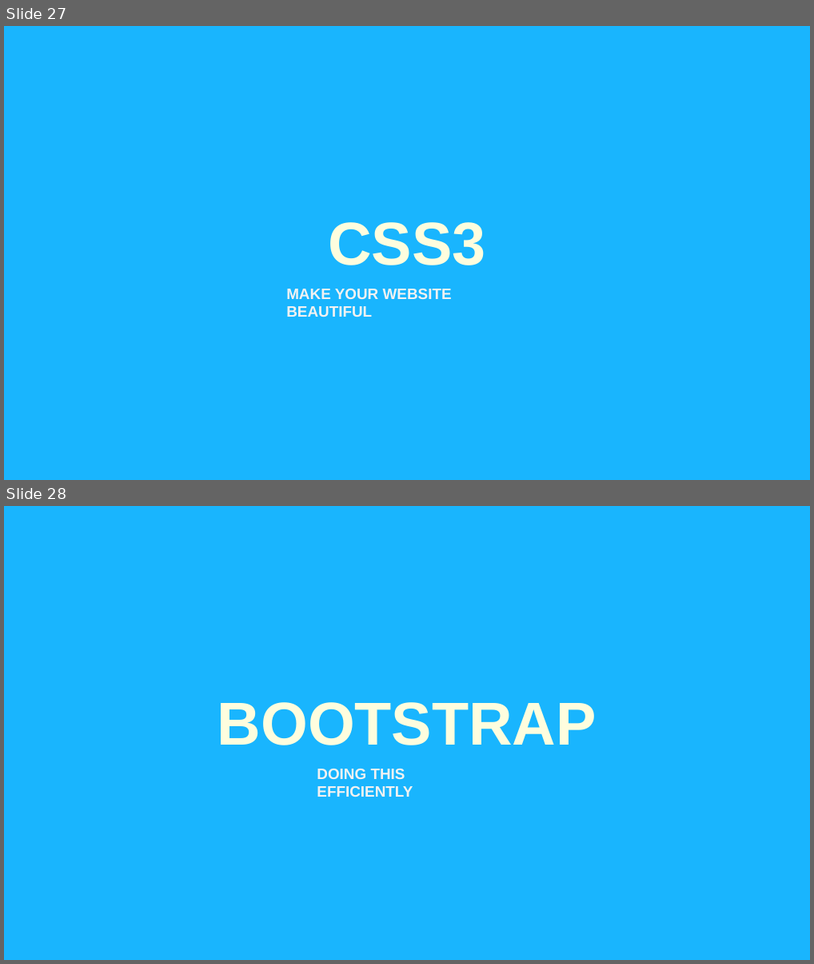
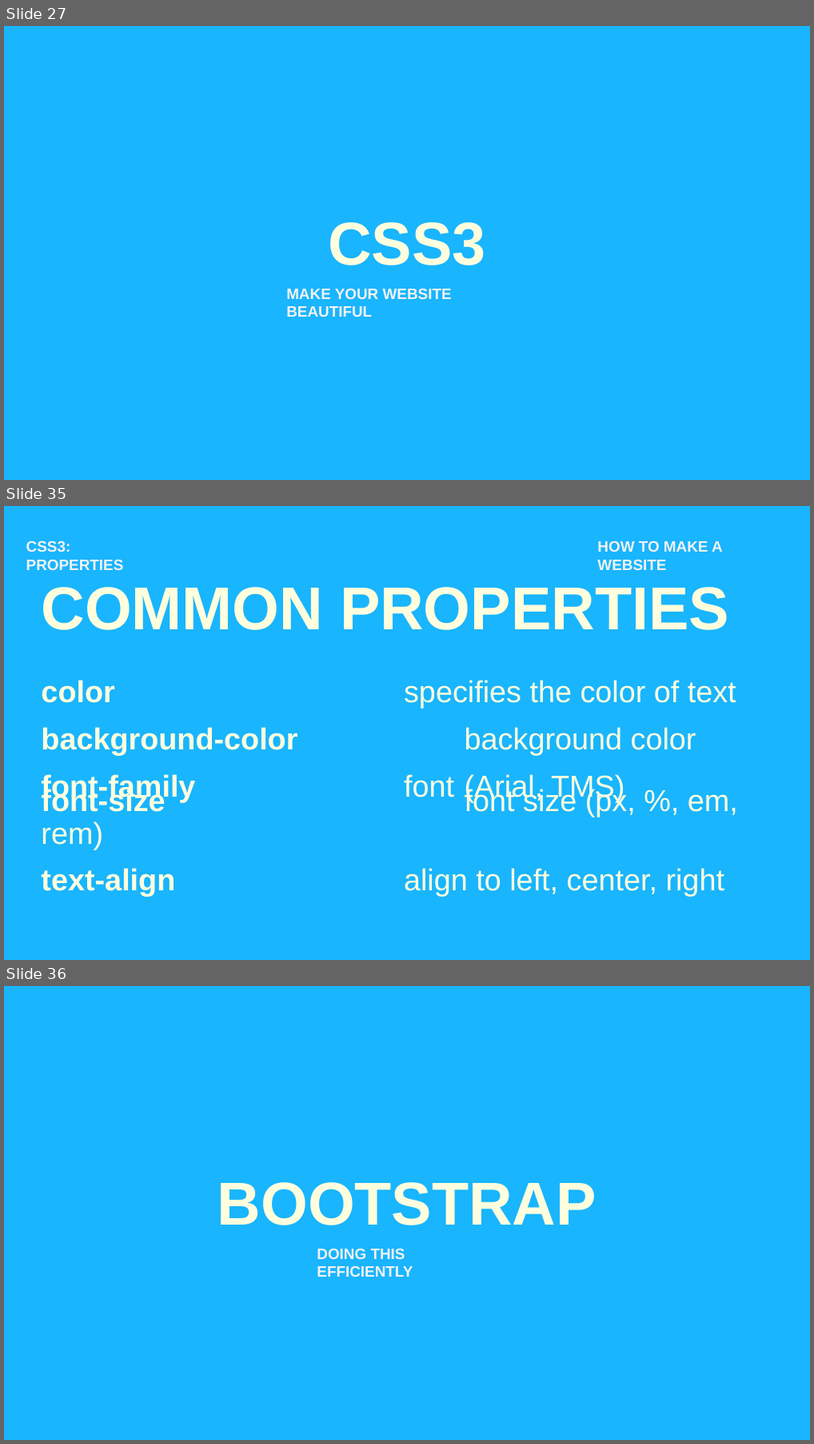
Before and after one commit to nimus0108/CodeDay-Spring, a slide deck: Presentation/How to Make a Website.pptx. Shown one above the other, each under a label of ours: slides 27 and 28 before the commit, slides 27, 35 and 36 after it; the slides between them are not shown. The pictures are 814x964 and 814x1444 pixels, drawn with LibreOffice and Linux fonts; fonts in the diff are those of the drawing. Boxes give left, top, right and bottom in pixels: in the first picture for what was removed or moved away, otherwise in the second. Text is boxed around its words. In the diff, an @@ line names an element or a change of style, - is before the commit and + after.

Commit message:
CSS3

```diff
--- a/Presentation/How to Make a Website.pptx
+++ b/Presentation/How to Make a Website.pptx
@@ slide 35 added at [4,506,810,960], background #19B5FE @@
@@ text added at [26,541,124,570], 18 pt, text #F2F2F2, bold @@
+CSS3: PROPERTIES
@@ text added at [598,541,723,570], 18 pt, text #F2F2F2, bold @@
+HOW TO MAKE A WEBSITE
@@ title added at [42,587,730,630], 72 pt, text #FEFDDE, bold @@
+COMMON PROPERTIES
@@ text added at [41,680,737,708], 36 pt, text #FEFDDE @@
+color specifies the color of text
@@ text added at [41,727,697,755], 36 pt, text #FEFDDE, bold @@
+background-color background color
@@ text added at [41,774,625,812], 36 pt, text #FEFDDE @@
+font-family font (Arial, TMS)
@@ text added at [404,774,738,817], 36 pt, text #FEFDDE @@
+font-size font size (px, %, em, rem)
@@ text added at [41,868,725,896], 36 pt, text #FEFDDE @@
+text-align align to left, center, right
@@ what was slide 28 is now slide 36 @@
```
Also in this commit, not shown: 7 other slides added.
